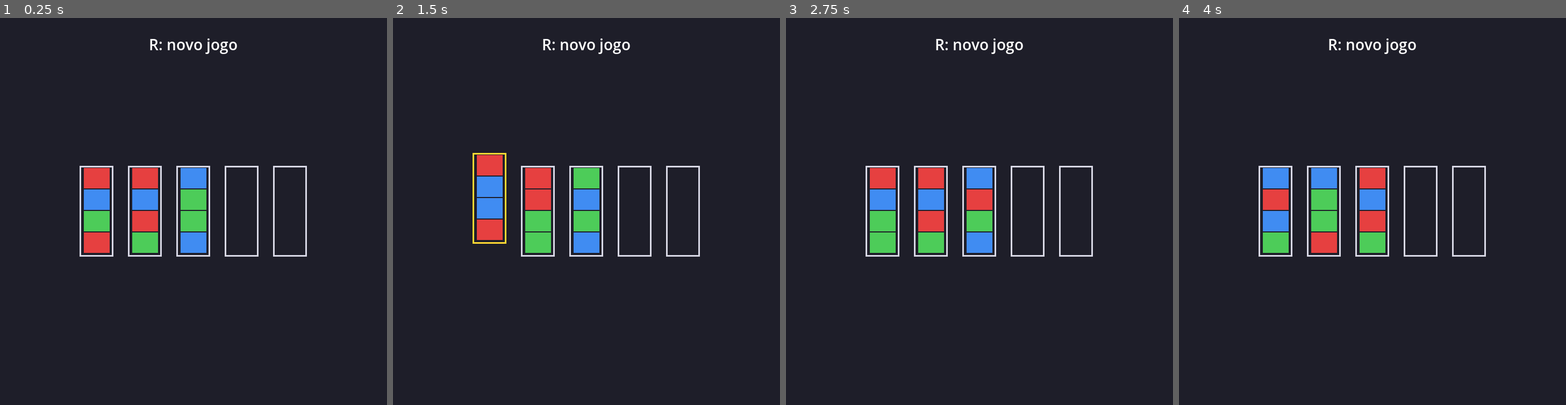
Above: before the commit, frames 1-4 (left to right).
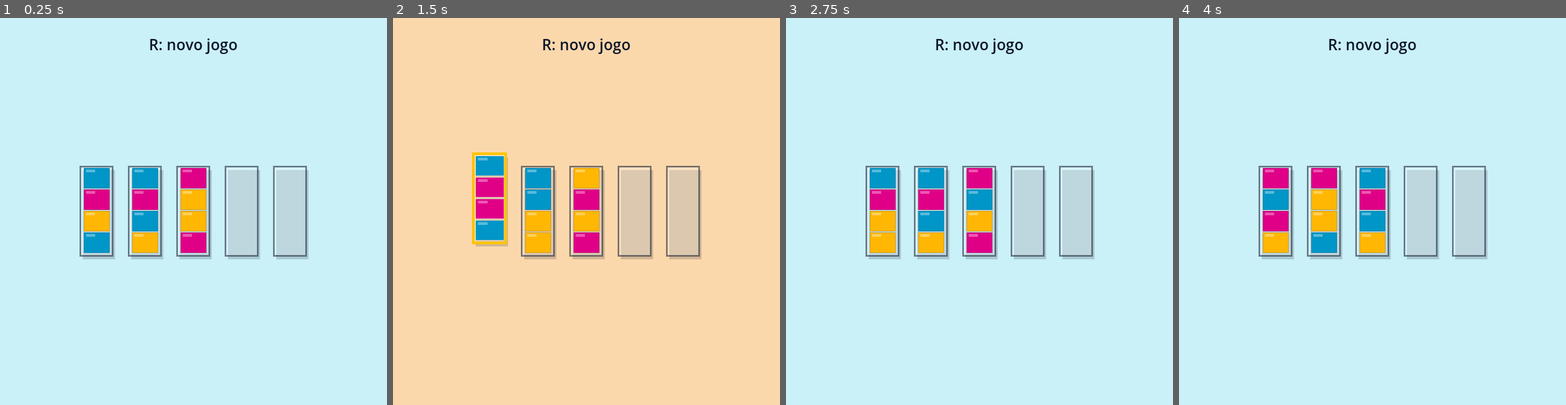
Above: after the commit, the same moments.

Repository: rbotgd-gif/colorvessel
Game: Godot game, scene res://visual/scenes/main.tscn
The game is run twice, just before and just after one commit, with the same random seed, the same clock (stepped at 60 frames per second) and the same inputs.
Inputs (mouse positions are in pixels of both pictures, inside the frame that each line leads up to):
- Up to frame 1 (0.25 s): no input
- Up to frame 2 (1.5 s): tap Enter at 0.5 s; move the mouse to (671, 192) at 0.52 s; tap R at 0.6, 1.35 s; click (671, 192) at 0.67 s; tap Space at 1.25 s; move the mouse to (509, 230) at 1.27 s; click (509, 230) at 1.42 s
- Up to frame 3 (2.75 s): move the mouse to (1018, 126) at 2.02 s; tap R at 2.1 s; click (1018, 126) at 2.17 s
- Up to frame 4 (4 s): tap Enter at 2.75 s; move the mouse to (1353, 288) at 2.77 s; tap R at 2.85, 3.6 s; click (1353, 288) at 2.92 s; tap Space at 3.5 s; move the mouse to (1488, 269) at 3.52 s; click (1488, 269) at 3.67 s

The runs differ from the first frame. In frame 1, 100% of the frame differs, in the area x 0-100%, y 0-100%; in frame 2, 100%; in frame 3, 100%; in frame 4, 100%.

Commit message:
E1: polimento visual em código — paleta do Art Bible, fundo térmico e gelatina (Etapa 7)
- Paleta vira dicionário CORES (Ciano #0096C7, Rosa #E00088 + 7 provisórias com TODO)
- Fundo térmico: tween suave frio (#CAF0F8) -> quente (#FFD6A5) ao selecionar
- Gelatina: squash & stretch no tubo selecionado, borda amarela; rim light,
  overlay de brilho e drop shadow conforme a Regra do Contraste
- Teste de sanidade cobre paleta, fundo térmico, tween e squash

Co-Authored-By: Claude Opus 5.5 <noreply@anthropic.com>

Diff:
--- a/visual/scripts/main.gd
+++ b/visual/scripts/main.gd
@@ -15,24 +15,50 @@
 const FOLGA_BLOCO: float = 6.0
 const ELEVACAO_SELECAO: float = 24.0
 
-const COR_FUNDO := Color(0.12, 0.12, 0.16)
-const COR_BORDA := Color(0.85, 0.85, 0.9)
-const COR_BORDA_SELECAO := Color(1.0, 0.85, 0.2)
-const COR_DESCONHECIDA := Color(0.5, 0.5, 0.5)
-# Índice = cor - 1 (o Core numera cores a partir de 1).
-const PALETA: Array[Color] = [
-	Color(0.90, 0.25, 0.25), Color(0.25, 0.55, 0.95), Color(0.30, 0.80, 0.35),
-	Color(0.95, 0.80, 0.20), Color(0.70, 0.35, 0.90), Color(0.95, 0.55, 0.20),
-	Color(0.30, 0.85, 0.85), Color(0.95, 0.45, 0.70),
-]
+# Art Bible (docs/legacy/referencia-visual.md): "Geladeira Térmica Stylized".
+const COR_FUNDO_FRIO := Color("#CAF0F8")    # geladeira fria (fundo claro)
+const COR_FUNDO_QUENTE := Color("#FFD6A5")  # filtro laranja ao esquentar
+const COR_BORDA := Color("#0F172A", 0.55)
+const COR_BORDA_SELECAO := Color("#FFC300")
+const COR_RIM := Color("#0F172A", 0.2)      # rim light: 1px, 20%, por cima do bloco
+const COR_BRILHO := Color(1, 1, 1, 0.35)    # overlay branco (dual-layer)
+const COR_SOMBRA := Color("#0F172A", 0.18)  # drop shadow "cozy"
+const COR_TEXTO := Color("#0F172A")
+const COR_DESCONHECIDA := Color("#8D99AE")
+const SOMBRA_OFFSET := Vector2(4, 6)
+const BORDA_SELECAO: float = 5.0
+const DURACAO_CALOR: float = 0.35  # segundos para o fundo esquentar/esfriar
+const SQUASH_AMPLITUDE: float = 0.08
+const SQUASH_VELOCIDADE: float = 9.0
+# Chave = cor do Core (numera a partir de 1). Ciano e Rosa vêm do Art Bible;
+# TODO: as outras 7 são provisórias até o D1 resgatar a paleta original.
+const CORES: Dictionary = {
+	1: Color("#0096C7"),  # Ciano
+	2: Color("#E00088"),  # Rosa
+	3: Color("#FFB703"),  # Âmbar
+	4: Color("#2DC653"),  # Verde
+	5: Color("#7B2CBF"),  # Roxo
+	6: Color("#FB6107"),  # Laranja
+	7: Color("#D62828"),  # Vermelho
+	8: Color("#3A0CA3"),  # Anil
+	9: Color("#8AC926"),  # Lima
+}
 
 var tabuleiro: Tabuleiro
 var selecionado: int = SEM_SELECAO
+var calor: float = 0.0  # 0 = frio, 1 = quente; animado por tween (só UI)
+var tempo: float = 0.0  # relógio da animação de gelatina
+var _tween_calor: Tween
 
 func _ready() -> void:
 	tabuleiro = TabuleiroClass.new()
 	tabuleiro.gerar_novo_jogo(QTD_CORES)
 	queue_redraw()
+
+func _process(delta: float) -> void:
+	tempo += delta
+	if selecionado != SEM_SELECAO or calor > 0.0:
+		queue_redraw()
 
 func _unhandled_input(event: InputEvent) -> void:
 	if event is InputEventMouseButton and event.pressed and event.button_index == MOUSE_BUTTON_LEFT:
@@ -45,19 +71,30 @@
 # true -> estado mudou, redesenha; false -> só desmarca (Visual não assume sucesso).
 func clicar_tubo(idx: int) -> void:
 	if idx == SEM_SELECAO or idx == selecionado:
-		selecionado = SEM_SELECAO
+		_selecionar(SEM_SELECAO)
 	elif selecionado == SEM_SELECAO:
-		selecionado = idx
+		_selecionar(idx)
 	else:
 		var origem: int = selecionado
-		selecionado = SEM_SELECAO
+		_selecionar(SEM_SELECAO)
 		tabuleiro.mover_liquido(origem, idx)
 	queue_redraw()
 
 func reiniciar() -> void:
-	selecionado = SEM_SELECAO
+	_selecionar(SEM_SELECAO)
 	tabuleiro.gerar_novo_jogo(QTD_CORES)
 	queue_redraw()
+
+# Troca a seleção e anima o fundo térmico até o calor-alvo.
+func _selecionar(idx: int) -> void:
+	selecionado = idx
+	if _tween_calor:
+		_tween_calor.kill()
+	_tween_calor = create_tween()
+	_tween_calor.tween_property(self, "calor", alvo_calor(), DURACAO_CALOR) 		.set_trans(Tween.TRANS_SINE).set_ease(Tween.EASE_IN_OUT)
+
+func alvo_calor() -> float:
+	return 0.0 if selecionado == SEM_SELECAO else 1.0
 
 # --- Layout (só geometria de tela, nenhuma regra) ---
 
@@ -79,32 +116,50 @@
 	return SEM_SELECAO
 
 func cor_visual(cor: int) -> Color:
-	if cor >= 1 and cor <= PALETA.size():
-		return PALETA[cor - 1]
-	return COR_DESCONHECIDA
+	return CORES.get(cor, COR_DESCONHECIDA)
+
+func cor_fundo() -> Color:
+	return COR_FUNDO_FRIO.lerp(COR_FUNDO_QUENTE, calor)
+
+# Squash & stretch: só o tubo selecionado "balança" (volume ~constante).
+func escala_gelatina(idx: int) -> Vector2:
+	if idx != selecionado:
+		return Vector2.ONE
+	var onda: float = sin(tempo * SQUASH_VELOCIDADE) * SQUASH_AMPLITUDE
+	return Vector2(1.0 + onda, 1.0 - onda)
 
 # --- Desenho ---
 
 func _draw() -> void:
-	draw_rect(get_viewport_rect(), COR_FUNDO)
+	draw_rect(get_viewport_rect(), cor_fundo())
 	if tabuleiro == null:
 		return
 	for i in tabuleiro.tubos.size():
 		_desenhar_tubo(i)
 	var fonte: Font = ThemeDB.fallback_font
 	var texto: String = "Vitória! (R para novo jogo)" if tabuleiro.is_vitoria() else "R: novo jogo"
-	draw_string(fonte, Vector2(0, 60), texto, HORIZONTAL_ALIGNMENT_CENTER, get_viewport_rect().size.x, 28)
+	draw_string(fonte, Vector2(0, 60), texto, HORIZONTAL_ALIGNMENT_CENTER,
+		get_viewport_rect().size.x, 28, COR_TEXTO)
 
 func _desenhar_tubo(idx: int) -> void:
 	var r: Rect2 = rect_tubo(idx)
 	var tubo: Tube = tabuleiro.tubos[idx]
+	var ativo: bool = idx == selecionado
+	draw_rect(Rect2(r.position + SOMBRA_OFFSET, r.size), COR_SOMBRA)
+	draw_rect(r, Color(1, 1, 1, 0.25))  # vidro
+	var escala: Vector2 = escala_gelatina(idx)
 	# cores[0] é o fundo do tubo: desenha de baixo para cima.
 	for j in tubo.cores.size():
-		var bloco := Rect2(
+		var base := Rect2(
 			r.position.x + FOLGA_BLOCO,
 			r.end.y - FOLGA_BLOCO - (j + 1) * ALTURA_BLOCO + 2.0,
 			LARGURA_TUBO - 2.0 * FOLGA_BLOCO,
 			ALTURA_BLOCO - 2.0)
+		# Escala ancorada no centro-base do bloco (a gelatina "senta" no de baixo).
+		var tam: Vector2 = base.size * escala
+		var bloco := Rect2(Vector2(base.get_center().x - tam.x / 2.0, base.end.y - tam.y), tam)
 		draw_rect(bloco, cor_visual(tubo.cores[j]))
-	var cor_borda: Color = COR_BORDA_SELECAO if idx == selecionado else COR_BORDA
-	draw_rect(r, cor_borda, false, BORDA)
+		draw_rect(Rect2(bloco.position + Vector2(4, 3), Vector2(bloco.size.x * 0.35, 5)), COR_BRILHO)
+		if not ativo:  # o rim light some quando a gelatina "derrete"
+			draw_rect(bloco.grow(-0.5), COR_RIM, false, 1.0)
+	draw_rect(r, COR_BORDA_SELECAO if ativo else COR_BORDA, false, BORDA_SELECAO if ativo else BORDA)
--- a/visual/tests/test_main_scene.gd
+++ b/visual/tests/test_main_scene.gd
@@ -67,6 +67,34 @@
 	main.clicar_tubo(main.indice_tubo_em(Vector2(-100, -100)))
 	ok(main.selecionado == main.SEM_SELECAO, "Clicar fora de qualquer tubo desmarca")
 
+	# --- Polimento visual (Etapa 7): paleta, fundo térmico, gelatina ---
+	ok(main.cor_visual(1) == Color("#0096C7"), "Cor 1 é o Ciano do Art Bible")
+	ok(main.cor_visual(2) == Color("#E00088"), "Cor 2 é o Rosa do Art Bible")
+	ok(main.cor_visual(99) == main.COR_DESCONHECIDA, "Cor fora da paleta cai no neutro")
+	var unicas := {}
+	for c in main.CORES.values():
+		unicas[c] = true
+	ok(main.CORES.size() == 9 and unicas.size() == 9, "Paleta tem 9 cores distintas")
+
+	main.calor = 0.0
+	ok(main.cor_fundo() == main.COR_FUNDO_FRIO, "Sem calor o fundo é o frio")
+	main.calor = 1.0
+	ok(main.cor_fundo() == main.COR_FUNDO_QUENTE, "Com calor máximo o fundo é o quente")
+	main.calor = 0.0
+
+	main.clicar_tubo(0)
+	ok(main.alvo_calor() == 1.0, "Selecionar um tubo mira o fundo quente")
+	ok(main.escala_gelatina(1) == Vector2.ONE, "Tubo não selecionado não balança")
+	main.tempo = PI / (2.0 * main.SQUASH_VELOCIDADE)  # pico da onda
+	var e: Vector2 = main.escala_gelatina(0)
+	ok(e.x > 1.0 and e.y < 1.0, "Tubo selecionado faz squash & stretch")
+	await create_timer(main.DURACAO_CALOR + 0.15).timeout
+	ok(is_equal_approx(main.calor, 1.0), "Tween leva o fundo até o quente")
+	main.clicar_tubo(0)
+	ok(main.alvo_calor() == 0.0, "Desmarcar mira o fundo frio")
+	await create_timer(main.DURACAO_CALOR + 0.15).timeout
+	ok(is_equal_approx(main.calor, 0.0), "Tween devolve o fundo ao frio")
+
 	main.reiniciar()
 	ok(main.tabuleiro.tubos.size() == 5, "R (reiniciar) gera novo jogo de 5 tubos")
 
